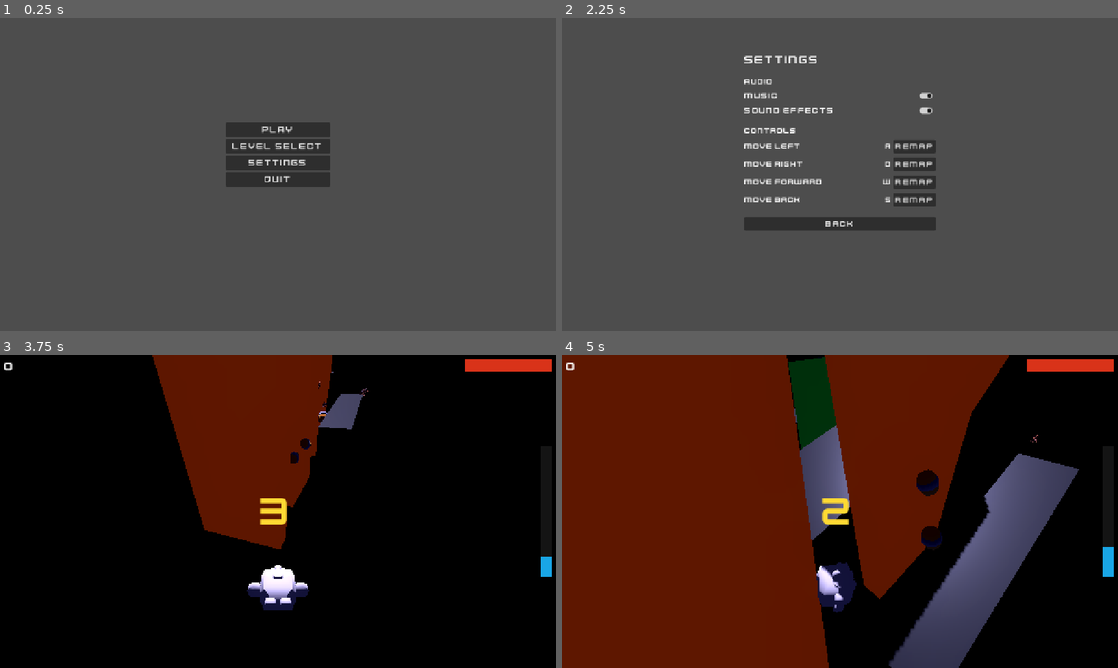
Above: before the commit, frames 1-4 (two rows, left to right).
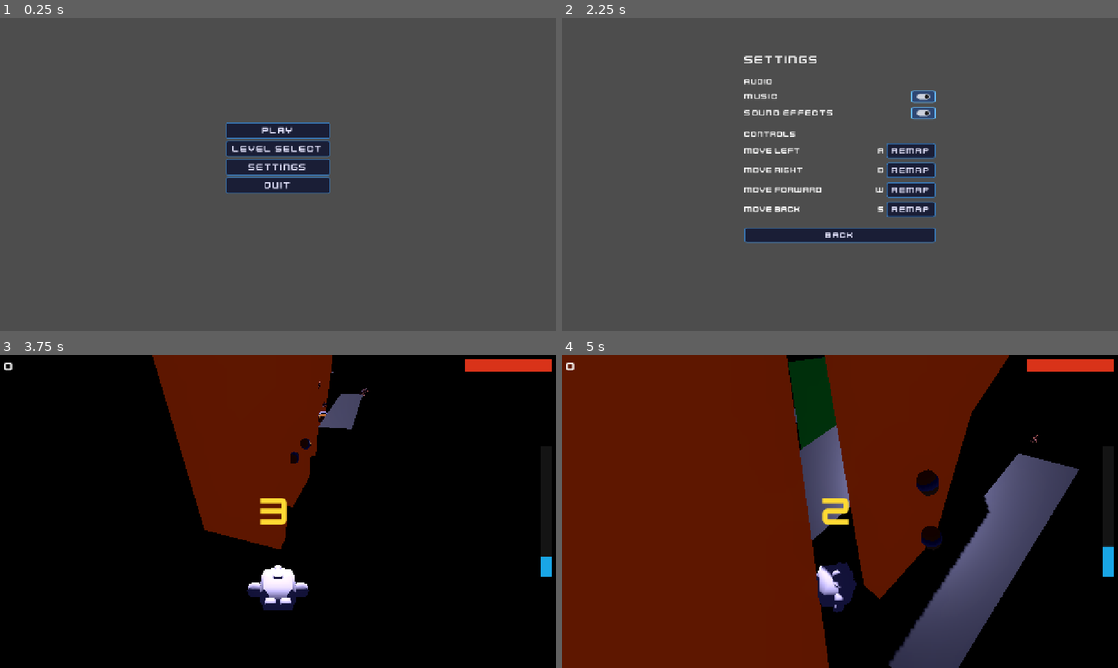
Above: after the commit, the same moments.

Repository: Dinozor/space-jumper
Game: Godot game, scene res://game/main/main.tscn
The game is run twice, just before and just after one commit, with the same random seed, the same clock (stepped at 60 frames per second) and the same inputs.
Inputs:
- Up to frame 1 (0.25 s): no input
- Up to frame 2 (2.25 s): click "Level Select" at 0.5 s; click "Back" at 1.25 s; click "Settings" at 2 s
- Up to frame 3 (3.75 s): click "BACK" at 2.75 s; click "Play" at 3.5 s
- Up to frame 4 (5 s): tap Enter at 4.25 s; hold D (move_right) from 4.28 s (still down)

The runs differ from the first frame. In frame 1, 2.1% of the frame differs, in the area x 40-60%, y 33-56%; in frame 2, 6.3%, in the area x 32-68%, y 23-72%; in frame 3, less than 0.1%; in frame 4, less than 0.1%.

Commit message:
refactor(ui): move all styling into a global Theme resource
Created resources/ui_theme.tres with Kenney Future as the default font,
space-themed button styleboxes (normal/hover/pressed/focus/disabled),
panel background, and ProgressBar background. Registered as the project
default theme in project.godot.

Per-element overrides (font sizes, bar fill colours, label colours) moved
into .tscn files as theme_override_* properties. All _FONT preloads,
add_theme_font_override, add_theme_color_override calls, and _style_bar()
helpers removed from hud.gd, game_over.gd, main_menu.gd, level_select.gd,
and settings.gd. Dynamic nodes in settings.gd retain font_size overrides
only (no font override needed with the global theme).

Diff:
--- a/game/menu/level_select.gd
+++ b/game/menu/level_select.gd
@@ -5,16 +5,12 @@
 
 signal level_chosen(level_id: int)
 
-const _FONT: FontFile = preload("res://assets/kenney/ui/fonts/Kenney Future.ttf")
-
 @onready var _title: Label = $VBox/Title
 @onready var _button_container: HBoxContainer = $VBox/ButtonContainer
 @onready var _back_button: Button = $VBox/BackButton
 
 
 func _ready() -> void:
-	_style_label(_title, 26)
-	_style_button(_back_button)
 	_back_button.pressed.connect(_on_back_pressed)
 	_populate_buttons()
 
@@ -27,19 +23,8 @@
 		btn.text = (
 			level.display_name if level.display_name != "" else "Level %d" % (level.level_id + 1)
 		)
-		_style_button(btn)
 		btn.pressed.connect(func() -> void: _on_level_chosen(level.level_id))
 		_button_container.add_child(btn)
-
-
-func _style_label(label: Label, font_size: int) -> void:
-	label.add_theme_font_override("font", _FONT)
-	label.add_theme_font_size_override("font_size", font_size)
-
-
-func _style_button(btn: Button) -> void:
-	btn.add_theme_font_override("font", _FONT)
-	btn.add_theme_font_size_override("font_size", 22)
 
 
 func _on_level_chosen(level_id: int) -> void:
--- a/game/menu/level_select.tscn
+++ b/game/menu/level_select.tscn
@@ -21,6 +21,7 @@
 layout_mode = 2
 text = "LEVEL SELECT"
 horizontal_alignment = 1
+theme_override_font_sizes/font_size = 26
 
 [node name="ButtonContainer" type="HBoxContainer" parent="VBox"]
 layout_mode = 2
--- a/game/menu/main_menu.gd
+++ b/game/menu/main_menu.gd
@@ -2,8 +2,6 @@
 extends Control
 
 ## Main menu: play, level select, quit.
-
-const _FONT: FontFile = preload("res://assets/kenney/ui/fonts/Kenney Future.ttf")
 
 signal play_pressed
 signal level_select_pressed
@@ -16,9 +14,6 @@
 
 
 func _ready() -> void:
-	for btn: Button in [_play_button, _level_select_button, _settings_button, _quit_button]:
-		btn.add_theme_font_override("font", _FONT)
-		btn.add_theme_font_size_override("font_size", 22)
 	_play_button.pressed.connect(_on_play_pressed)
 	_level_select_button.pressed.connect(_on_level_select_pressed)
 	_settings_button.pressed.connect(_on_settings_pressed)
--- a/game/menu/settings.gd
+++ b/game/menu/settings.gd
@@ -2,8 +2,6 @@
 extends Control
 
 ## Settings screen: audio toggles and control remapping.
-
-const _FONT: FontFile = preload("res://assets/kenney/ui/fonts/Kenney Future.ttf")
 
 const _ACTIONS: Array[String] = ["move_left", "move_right", "move_forward", "move_back"]
 const _ACTION_LABELS: Array[String] = ["Move Left", "Move Right", "Move Forward", "Move Back"]
@@ -56,7 +54,6 @@
 func _make_label(text: String, font_size: int) -> Label:
 	var label: Label = Label.new()
 	label.text = text
-	label.add_theme_font_override("font", _FONT)
 	label.add_theme_font_size_override("font_size", font_size)
 	return label
 
@@ -64,7 +61,6 @@
 func _make_button(text: String) -> Button:
 	var btn: Button = Button.new()
 	btn.text = text
-	btn.add_theme_font_override("font", _FONT)
 	btn.add_theme_font_size_override("font_size", 20)
 	return btn
 
--- a/game/ui/game_over.gd
+++ b/game/ui/game_over.gd
@@ -2,8 +2,6 @@
 extends CanvasLayer
 
 ## Game-over screen: shows result and provides restart / menu actions.
-
-const _FONT: FontFile = preload("res://assets/kenney/ui/fonts/Kenney Future.ttf")
 
 signal restart_pressed
 signal menu_pressed
@@ -22,11 +20,6 @@
 		Game.EndState.LEFT_BEHIND: "You were left behind!",
 		Game.EndState.WON: "You reached the station!",
 	}
-	_reason_label.add_theme_font_override("font", _FONT)
-	_reason_label.add_theme_font_size_override("font_size", 28)
-	for btn: Button in [_restart_button, _menu_button]:
-		btn.add_theme_font_override("font", _FONT)
-		btn.add_theme_font_size_override("font_size", 18)
 	_restart_button.pressed.connect(_on_restart_pressed)
 	_menu_button.pressed.connect(_on_menu_pressed)
 
--- a/game/ui/game_over.tscn
+++ b/game/ui/game_over.tscn
@@ -25,6 +25,7 @@
 offset_bottom = 90.0
 text = "Game Over"
 horizontal_alignment = 1
+theme_override_font_sizes/font_size = 28
 
 [node name="RestartButton" type="Button" parent="Panel" unique_id=887667505]
 layout_mode = 0
@@ -37,6 +38,7 @@
 offset_right = 100.0
 offset_bottom = 58.0
 text = "Restart"
+theme_override_font_sizes/font_size = 18
 
 [node name="MenuButton" type="Button" parent="Panel" unique_id=1637823895]
 layout_mode = 0
@@ -49,3 +51,4 @@
 offset_right = 100.0
 offset_bottom = 106.0
 text = "Main Menu"
+theme_override_font_sizes/font_size = 18
--- a/game/ui/hud.gd
+++ b/game/ui/hud.gd
@@ -2,8 +2,6 @@
 extends CanvasLayer
 
 ## In-game HUD: score, health bar, station progress, drift warning, and start prompt.
-
-const _FONT: FontFile = preload("res://assets/kenney/ui/fonts/Kenney Future.ttf")
 
 @onready var _score_label: Label = $ScoreLabel
 @onready var _health_bar: ProgressBar = $HealthBar
@@ -15,21 +13,7 @@
 
 
 func _ready() -> void:
-	_score_label.add_theme_font_override("font", _FONT)
-	_score_label.add_theme_font_size_override("font_size", 28)
-	_drift_warning.add_theme_font_override("font", _FONT)
-	_drift_warning.add_theme_font_size_override("font_size", 20)
-	_drift_warning.add_theme_color_override("font_color", Color(1.0, 0.3, 0.1, 1.0))
-	_start_prompt.add_theme_font_override("font", _FONT)
-	_start_prompt.add_theme_font_size_override("font_size", 34)
-	_start_prompt.add_theme_color_override("font_color", Color(0.9, 0.9, 1.0, 1.0))
-	_countdown_label.add_theme_font_override("font", _FONT)
-	_countdown_label.add_theme_font_size_override("font_size", 96)
-	_countdown_label.add_theme_color_override("font_color", Color(1.0, 0.85, 0.2, 1.0))
 	_health_bar.max_value = float(PlayerStats.MAX_HEALTH)
-	_style_bar(_health_bar, Color(0.85, 0.2, 0.1, 1.0))
-	_style_bar(_station_bar, Color(0.1, 0.65, 0.9, 1.0))
-	_style_bar(_jetpack_bar, Color(1.0, 0.7, 0.0, 1.0))
 
 
 func update_score(value: int) -> void:
@@ -72,12 +56,3 @@
 
 func hide_countdown() -> void:
 	_countdown_label.visible = false
-
-
-func _style_bar(bar: ProgressBar, fill_color: Color) -> void:
-	var bg := StyleBoxFlat.new()
-	bg.bg_color = Color(0.1, 0.1, 0.1, 0.8)
-	bar.add_theme_stylebox_override("background", bg)
-	var fill := StyleBoxFlat.new()
-	fill.bg_color = fill_color
-	bar.add_theme_stylebox_override("fill", fill)
--- a/game/ui/hud.tscn
+++ b/game/ui/hud.tscn
@@ -1,6 +1,27 @@
 [gd_scene format=3 uid="uid://hudscene001"]
 
 [ext_resource type="Script" path="res://game/ui/hud.gd" id="Script_1"]
+
+[sub_resource type="StyleBoxFlat" id="Box_HealthFill"]
+bg_color = Color(0.85, 0.2, 0.1, 1.0)
+corner_radius_top_left = 2
+corner_radius_top_right = 2
+corner_radius_bottom_right = 2
+corner_radius_bottom_left = 2
+
+[sub_resource type="StyleBoxFlat" id="Box_StationFill"]
+bg_color = Color(0.1, 0.65, 0.9, 1.0)
+corner_radius_top_left = 2
+corner_radius_top_right = 2
+corner_radius_bottom_right = 2
+corner_radius_bottom_left = 2
+
+[sub_resource type="StyleBoxFlat" id="Box_JetpackFill"]
+bg_color = Color(1.0, 0.7, 0.0, 1.0)
+corner_radius_top_left = 2
+corner_radius_top_right = 2
+corner_radius_bottom_right = 2
+corner_radius_bottom_left = 2
 
 [node name="HUD" type="CanvasLayer"]
 process_mode = 3
@@ -16,6 +37,7 @@
 offset_right = 240.0
 offset_bottom = 48.0
 text = "0"
+theme_override_font_sizes/font_size = 28
 
 [node name="HealthBar" type="ProgressBar" parent="."]
 anchor_left = 1.0
@@ -29,6 +51,7 @@
 max_value = 3.0
 value = 3.0
 show_percentage = false
+theme_override_styles/fill = SubResource("Box_HealthFill")
 
 [node name="StationBar" type="ProgressBar" parent="."]
 anchor_left = 1.0
@@ -43,6 +66,7 @@
 value = 0.333
 show_percentage = false
 fill_mode = 3
+theme_override_styles/fill = SubResource("Box_StationFill")
 
 [node name="JetpackBar" type="ProgressBar" parent="."]
 anchor_left = 0.5
@@ -57,6 +81,7 @@
 value = 1.0
 show_percentage = false
 visible = false
+theme_override_styles/fill = SubResource("Box_JetpackFill")
 
 [node name="DriftWarning" type="Label" parent="."]
 anchor_left = 0.5
@@ -70,6 +95,8 @@
 text = "WARNING: DRIFTING!"
 horizontal_alignment = 1
 visible = false
+theme_override_font_sizes/font_size = 20
+theme_override_colors/font_color = Color(1.0, 0.3, 0.1, 1.0)
 
 [node name="StartPromptLabel" type="Label" parent="."]
 anchor_left = 0.5
@@ -83,6 +110,8 @@
 text = "PRESS ANY KEY TO START"
 horizontal_alignment = 1
 visible = false
+theme_override_font_sizes/font_size = 34
+theme_override_colors/font_color = Color(0.9, 0.9, 1.0, 1.0)
 
 [node name="CountdownLabel" type="Label" parent="."]
 anchor_left = 0.5
@@ -97,3 +126,5 @@
 horizontal_alignment = 1
 vertical_alignment = 1
 visible = false
+theme_override_font_sizes/font_size = 96
+theme_override_colors/font_color = Color(1.0, 0.85, 0.2, 1.0)
--- a/project.godot
+++ b/project.godot
@@ -31,6 +31,11 @@
 window/size/viewport_height=720
 window/stretch/mode="canvas_items"
 
+[editor]
+
+movie_writer/movie_file="/home/dino/project/jams/core-mechanics/wall_jumper/build/movie.avi"
+movie_writer/fps=30
+
 [input]
 
 move_left={
@@ -63,6 +68,10 @@
 ]
 }
 
+[gui]
+
+theme/custom="res://resources/ui_theme.tres"
+
 [rendering]
 
 renderer/rendering_method="mobile"
--- /dev/null
+++ b/resources/ui_theme.tres
@@ -0,0 +1,113 @@
+[gd_resource type="Theme" format=3 uid="uid://uitheme001"]
+
+[ext_resource type="FontFile" uid="uid://rxschx5403as" path="res://assets/kenney/ui/fonts/Kenney Future.ttf" id="Font_1"]
+
+[sub_resource type="StyleBoxFlat" id="Box_BarBg"]
+bg_color = Color(0.1, 0.1, 0.1, 0.8)
+corner_radius_top_left = 2
+corner_radius_top_right = 2
+corner_radius_bottom_right = 2
+corner_radius_bottom_left = 2
+
+[sub_resource type="StyleBoxFlat" id="Box_BtnNormal"]
+bg_color = Color(0.08, 0.1, 0.2, 0.9)
+border_width_left = 2
+border_width_top = 2
+border_width_right = 2
+border_width_bottom = 2
+border_color = Color(0.2, 0.5, 0.8, 0.8)
+corner_radius_top_left = 4
+corner_radius_top_right = 4
+corner_radius_bottom_right = 4
+corner_radius_bottom_left = 4
+content_margin_left = 12.0
+content_margin_top = 6.0
+content_margin_right = 12.0
+content_margin_bottom = 6.0
+
+[sub_resource type="StyleBoxFlat" id="Box_BtnHover"]
+bg_color = Color(0.12, 0.18, 0.32, 0.9)
+border_width_left = 2
+border_width_top = 2
+border_width_right = 2
+border_width_bottom = 2
+border_color = Color(0.35, 0.65, 0.95, 1.0)
+corner_radius_top_left = 4
+corner_radius_top_right = 4
+corner_radius_bottom_right = 4
+corner_radius_bottom_left = 4
+content_margin_left = 12.0
+content_margin_top = 6.0
+content_margin_right = 12.0
+content_margin_bottom = 6.0
+
+[sub_resource type="StyleBoxFlat" id="Box_BtnPressed"]
+bg_color = Color(0.18, 0.28, 0.45, 1.0)
+border_width_left = 2
+border_width_top = 2
+border_width_right = 2
+border_width_bottom = 2
+border_color = Color(0.4, 0.75, 1.0, 1.0)
+corner_radius_top_left = 4
+corner_radius_top_right = 4
+corner_radius_bottom_right = 4
+corner_radius_bottom_left = 4
+content_margin_left = 12.0
+content_margin_top = 6.0
+content_margin_right = 12.0
+content_margin_bottom = 6.0
+
+[sub_resource type="StyleBoxFlat" id="Box_BtnFocus"]
+draw_center = false
+border_width_left = 2
+border_width_top = 2
+border_width_right = 2
+border_width_bottom = 2
+border_color = Color(0.4, 0.75, 1.0, 1.0)
+corner_radius_top_left = 4
+corner_radius_top_right = 4
+corner_radius_bottom_right = 4
+corner_radius_bottom_left = 4
+
+[sub_resource type="StyleBoxFlat" id="Box_BtnDisabled"]
+bg_color = Color(0.1, 0.1, 0.15, 0.5)
+border_width_left = 1
+border_width_top = 1
+border_width_right = 1
+border_width_bottom = 1
+border_color = Color(0.3, 0.3, 0.4, 0.5)
+corner_radius_top_left = 4
+corner_radius_top_right = 4
+corner_radius_bottom_right = 4
+corner_radius_bottom_left = 4
+content_margin_left = 12.0
+content_margin_top = 6.0
+content_margin_right = 12.0
+content_margin_bottom = 6.0
+
+[sub_resource type="StyleBoxFlat" id="Box_Panel"]
+bg_color = Color(0.05, 0.05, 0.15, 0.88)
+border_width_left = 1
+border_width_top = 1
+border_width_right = 1
+border_width_bottom = 1
+border_color = Color(0.2, 0.35, 0.6, 0.7)
+corner_radius_top_left = 4
+corner_radius_top_right = 4
+corner_radius_bottom_right = 4
+corner_radius_bottom_left = 4
+
+[resource]
+default_font = ExtResource("Font_1")
+default_font_size = 22
+Button/colors/font_color = Color(0.9, 0.9, 1.0, 1.0)
+Button/colors/font_hover_color = Color(1.0, 1.0, 1.0, 1.0)
+Button/colors/font_pressed_color = Color(1.0, 1.0, 1.0, 1.0)
+Button/colors/font_disabled_color = Color(0.5, 0.5, 0.6, 0.7)
+Button/styles/normal = SubResource("Box_BtnNormal")
+Button/styles/hover = SubResource("Box_BtnHover")
+Button/styles/pressed = SubResource("Box_BtnPressed")
+Button/styles/focus = SubResource("Box_BtnFocus")
+Button/styles/disabled = SubResource("Box_BtnDisabled")
+Panel/styles/panel = SubResource("Box_Panel")
+ProgressBar/styles/background = SubResource("Box_BarBg")
Not shown, changed: TODO.md
